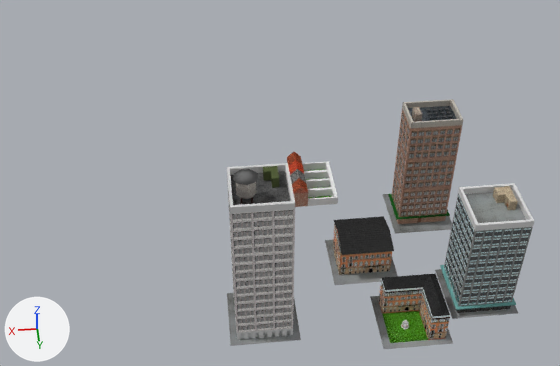
The Blender file models/buildings.blend: old version first, new version second.
Camera for both pictures: a 50 mm lens placed at (1.08, 15.09, 17.5), pointed at (-0.72, -2.03, 3.32). Every picture has the same lights, and +X, +Y and +Z are marked at lower left.

In view in the first picture: 'Plane.003', 'building1', 'building2', 'building3', 'building4', 'house1'.
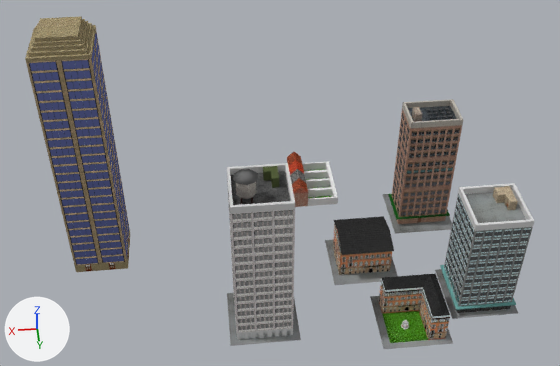
Where the newer file only moved an object's origin or applied its transform, the numbers keep the older frame.

Changed parts and their boxes [x1, y1, x2, y2] in the pictures (560 x 366 px):
'building6', added: after [25, 16, 130, 272]
    faces in mat_body: [26, 31, 129, 266]
    faces in mat_roof_002 (picture img_roof_jpg_004): [25, 16, 96, 62]
    faces in mat_material_003 (picture img_doors_jpg_002): [75, 228, 130, 272]

Edits to the bpy script that builds the scene:
```text
Add img_body_jpg_002:
    img_body_jpg_002 = load_image('body.jpg.002', '../textures/Building/Building6/body.jpg', 600, 481, 'sRGB')
Add img_bodybw_jpg_001:
    img_bodybw_jpg_001 = load_image('bodyBW.jpg.001', '../textures/Building/Building6/bodyBW.jpg', 600, 481, 'sRGB')
Add img_roof_jpg_004:
    img_roof_jpg_004 = load_image('roof.jpg.004', '../textures/Building/Building6/roof.jpg', 600, 600, 'sRGB')
Add img_doors_jpg_002:
    img_doors_jpg_002 = load_image('doors.jpg.002', '../textures/Building/Building6/doors.jpg', 5000, 600, 'sRGB')
Change mat_body:
    remove # nodes: BsdfDiffuse, OutputMaterial, TexImage
    remove # uses the picture img_body_jpg_001
    nodes: BsdfAnisotropic, BsdfDiffuse, MixShader, OutputMaterial, TexImage x2
    colours: blue #8e9ae7
    uses the picture img_body_jpg_002
    uses the picture img_bodybw_jpg_001
Add mat_roof_002:
    mat_roof_002 = diffuse_material('roof.002')
    mat_roof_002.texture = img_roof_jpg_004
Add mat_material_003:
    mat_material_003 = diffuse_material('Material.003')
    mat_material_003.texture = img_doors_jpg_002
Add me_plane_007:
    me_plane_007.from_pydata(...)  # 96 vertices, 65 faces; spans x -1.0..1.0, y -1.0..1.0, z 0.0..10.0
    # faces by material slot: [4, 37, 24]
    me_plane_007.materials.append(mat_material_003)  # picture img_doors_jpg_002
    me_plane_007.materials.append(mat_roof_002)  # picture img_roof_jpg_004
    me_plane_007.materials.append(mat_body)
Add ob_building6:
    ob_building6 = bpy.data.objects.new('building6', me_plane_007)
    ob_building6.location = (4.81, -3.17, 0.0)
    ob_building6.scale = (0.8, 0.8, 0.8)
```
